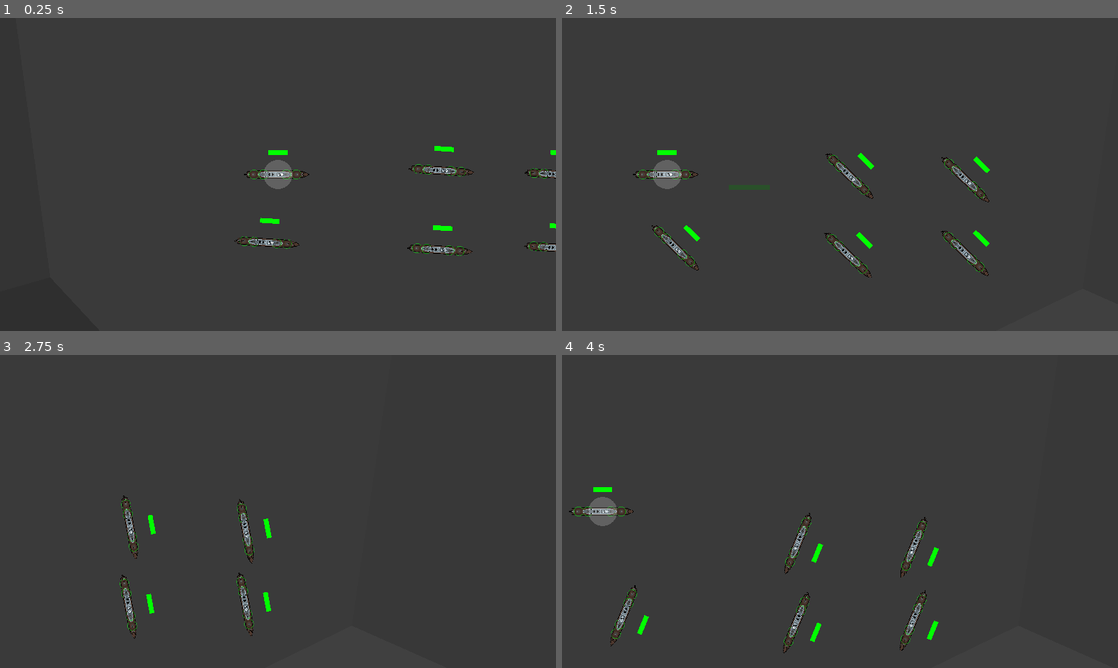
Above: before the commit, frames 1-4 (two rows, left to right).
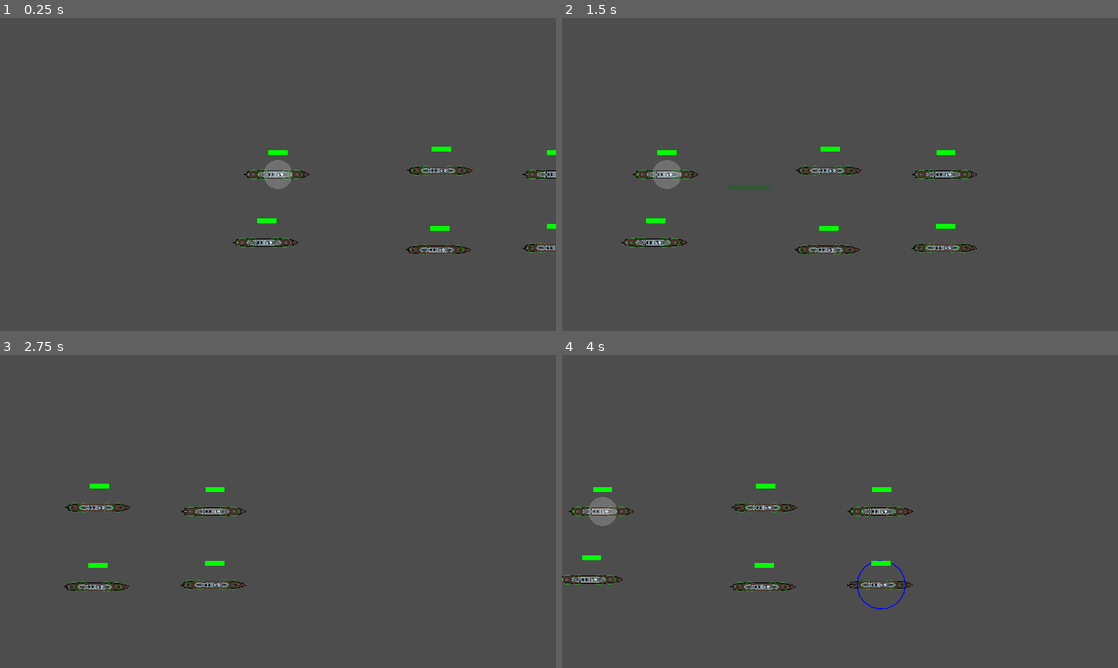
Above: after the commit, the same moments.

Repository: ObfuscatedOwl/bote-game
Game: Godot game, scene res://scenes/testScene.tscn
The game is run twice, just before and just after one commit, with the same random seed, the same clock (stepped at 60 frames per second) and the same inputs.
Inputs (mouse positions are in pixels of both pictures, inside the frame that each line leads up to):
- Up to frame 1 (0.25 s): no input
- Up to frame 2 (1.5 s): tap Enter (runRotor) at 0.5 s; move the mouse to (962, 158) at 0.52 s; hold Right (ui_right) 0.53-1.25 s; tap A (A) at 0.6 s; click (962, 158) at 0.67 s; tap D (D) at 0.8 s; drag from (728, 190) to (851, 174) at 1.27 s
- Up to frame 3 (2.75 s): move the mouse to (333, 442) at 2.02 s; hold Right (ui_right) from 2.03 s (still down); tap S (S) at 2.1 s; tap W (W) at 2.3 s
- Up to frame 4 (4 s): release Right (ui_right) at 2.75 s; drag from (812, 574) to (689, 608) at 2.77 s; move the mouse to (1006, 558) at 3.52 s; hold Left (ui_left) from 3.53 s (still down); tap A (A) at 3.6 s; tap D (D) at 3.8 s

The runs differ from the first frame. In frame 1, 8.1% of the frame differs, in the area x 0-100%, y 0-100%; in frame 2, 2.4%; in frame 3, 2.0%; in frame 4, 2.7%.

Commit message:
More work on Voronoi
It turns out that I cant figure out how to properly do the pathfinding stuff, mainly because the polygon2d's cant have a cut-out internal section

Therefore, I am using the tileset for pathfinding - working on it currently...

Diff:
--- a/bote game/project.godot
+++ b/bote game/project.godot
@@ -12,7 +12,7 @@
 
 config/name="boat game"
 run/main_scene="res://scenes/testScene.tscn"
-config/features=PackedStringArray("4.1")
+config/features=PackedStringArray("4.2")
 config/icon="res://icon.png"
 
 [display]
--- a/bote game/scenes/bote.tscn
+++ b/bote game/scenes/bote.tscn
@@ -1,7 +1,7 @@
 [gd_scene load_steps=6 format=3 uid="uid://82s0k7lpx1un"]
 
 [ext_resource type="Script" path="res://scripts/boteController.gd" id="1_jvag8"]
-[ext_resource type="Texture2D" uid="uid://bwwglaykga4y3" path="res://sprites/botes/Rudder.png" id="3_jhuji"]
+[ext_resource type="Texture2D" uid="uid://bwwglaykga4y3" path="res://sprites/botes/rudder.png" id="3_jhuji"]
 [ext_resource type="Texture2D" uid="uid://63k7u6yw04cs" path="res://sprites/botes/Destroyer.png" id="3_kr6kh"]
 [ext_resource type="Script" path="res://scripts/boteHealth.gd" id="3_lgynd"]
 [ext_resource type="PackedScene" uid="uid://dhrvsxswyqo8t" path="res://scenes/turret.tscn" id="5_7duhv"]
--- a/bote game/scenes/bullet.tscn
+++ b/bote game/scenes/bullet.tscn
@@ -1,7 +1,7 @@
 [gd_scene load_steps=3 format=3 uid="uid://dpe3cg4ymnbca"]
 
 [ext_resource type="Script" path="res://scripts/turret/bullet.gd" id="1_dk7nn"]
-[ext_resource type="Texture2D" uid="uid://bwwglaykga4y3" path="res://sprites/botes/Rudder.png" id="2_h4r7j"]
+[ext_resource type="Texture2D" uid="uid://bwwglaykga4y3" path="res://sprites/botes/rudder.png" id="2_h4r7j"]
 
 [node name="bullet" type="Node2D"]
 script = ExtResource("1_dk7nn")
--- a/bote game/scenes/explosion.tscn
+++ b/bote game/scenes/explosion.tscn
@@ -40,23 +40,21 @@
 gradient = SubResource("Gradient_gkgo4")
 
 [sub_resource type="ParticleProcessMaterial" id="ParticleProcessMaterial_lpqq0"]
+particle_flag_disable_z = true
 emission_shape = 1
 emission_sphere_radius = 4.15
-particle_flag_disable_z = true
+angle_min = -59.0
+angle_max = 59.0
 spread = 174.84
-gravity = Vector3(0, 0, 0)
 initial_velocity_min = 16.39
 initial_velocity_max = 32.79
 angular_velocity_min = -129.83
 angular_velocity_max = 129.84
-orbit_velocity_min = 0.0
-orbit_velocity_max = 0.0
+gravity = Vector3(0, 0, 0)
 radial_accel_min = -4.92
 radial_accel_max = 4.92
 tangential_accel_min = -6.56
 tangential_accel_max = 4.92
-angle_min = -59.0
-angle_max = 59.0
 scale_max = 2.0
 color = Color(0.87451, 0.423529, 0.309804, 1)
 color_ramp = SubResource("GradientTexture1D_4ch7n")
@@ -64,25 +62,25 @@
 hue_variation_max = 0.1
 
 [sub_resource type="ParticleProcessMaterial" id="ParticleProcessMaterial_akjyn"]
+particle_flag_disable_z = true
 emission_shape = 1
 emission_sphere_radius = 2.05
-particle_flag_disable_z = true
+angle_min = -59.0
+angle_max = 165.2
 spread = 180.0
-gravity = Vector3(0, 0, 0)
 initial_velocity_min = 8.2
 initial_velocity_max = 9.0
 angular_velocity_min = -94.42
 angular_velocity_max = 94.43
 orbit_velocity_min = -1.0
 orbit_velocity_max = 1.0
+gravity = Vector3(0, 0, 0)
 linear_accel_min = -18.04
 linear_accel_max = 11.48
 radial_accel_min = -1.64
 radial_accel_max = 1.64
 damping_min = 8.197
 damping_max = 13.934
-angle_min = -59.0
-angle_max = 165.2
 color = Color(0.992157, 1, 1, 1)
 turbulence_noise_strength = 4.93
 turbulence_noise_scale = 4.57
--- /dev/null
+++ b/bote game/scenes/pathfindingGen.tscn
@@ -0,0 +1,97 @@
+[gd_scene load_steps=14 format=3 uid="uid://dabl0ajxiu4on"]
+
+[ext_resource type="Script" path="res://scripts/terrain/terrain.gd" id="1_fgbry"]
+[ext_resource type="Texture2D" uid="uid://bcxhwp28s8u4g" path="res://sprites/Tilemap/Sand.png" id="2_bia0i"]
+[ext_resource type="Script" path="res://scripts/terrain/customAutoTile.gd" id="3_y6yyw"]
+
+[sub_resource type="Gradient" id="Gradient_eypxo"]
+offsets = PackedFloat32Array(0, 0.00645161, 1)
+colors = PackedColorArray(0, 0, 0, 1, 0, 0, 0, 0.345098, 0, 0, 0, 0.584314)
+
+[sub_resource type="FastNoiseLite" id="FastNoiseLite_i0lhg"]
+noise_type = 3
+fractal_octaves = 10
+fractal_lacunarity = 1.854
+fractal_gain = 0.578
+
+[sub_resource type="NoiseTexture2D" id="NoiseTexture2D_1kffh"]
+width = 1152
+height = 648
+in_3d_space = true
+seamless = true
+seamless_blend_skirt = 0.734
+color_ramp = SubResource("Gradient_eypxo")
+noise = SubResource("FastNoiseLite_i0lhg")
+
+[sub_resource type="NavigationPolygon" id="NavigationPolygon_wggxu"]
+vertices = PackedVector2Array(-8, 8, -8, -8, 8, -8)
+polygons = Array[PackedInt32Array]([PackedInt32Array(0, 1, 2)])
+outlines = Array[PackedVector2Array]([PackedVector2Array(-8, -8, 8, -8, -8, 8)])
+source_geometry_group_name = &"navigation_polygon_source_group"
+agent_radius = 0.0
+
+[sub_resource type="NavigationPolygon" id="NavigationPolygon_wsq7y"]
+vertices = PackedVector2Array(8, 8, -8, 8, -8, -8)
+polygons = Array[PackedInt32Array]([PackedInt32Array(0, 1, 2)])
+outlines = Array[PackedVector2Array]([PackedVector2Array(-8, -8, 8, 8, -8, 8)])
+source_geometry_group_name = &"navigation_polygon_source_group"
+agent_radius = 0.0
+
+[sub_resource type="NavigationPolygon" id="NavigationPolygon_wf7x3"]
+vertices = PackedVector2Array(8, 8, -8, -8, 8, -8)
+polygons = Array[PackedInt32Array]([PackedInt32Array(0, 1, 2)])
+outlines = Array[PackedVector2Array]([PackedVector2Array(-8, -8, 8, -8, 8, 8)])
+source_geometry_group_name = &"navigation_polygon_source_group"
+agent_radius = 0.0
+
+[sub_resource type="NavigationPolygon" id="NavigationPolygon_xjiay"]
+vertices = PackedVector2Array(8, 8, -8, 8, 8, -8)
+polygons = Array[PackedInt32Array]([PackedInt32Array(0, 1, 2)])
+outlines = Array[PackedVector2Array]([PackedVector2Array(8, -8, 8, 8, -8, 8)])
+source_geometry_group_name = &"navigation_polygon_source_group"
+agent_radius = 0.0
+
+[sub_resource type="NavigationPolygon" id="NavigationPolygon_uqihb"]
+vertices = PackedVector2Array(8, 8, -8, 8, -8, -8, 8, -8)
+polygons = Array[PackedInt32Array]([PackedInt32Array(0, 1, 2, 3)])
+outlines = Array[PackedVector2Array]([PackedVector2Array(-8, -8, 8, -8, 8, 8, -8, 8)])
+source_geometry_group_name = &"navigation_polygon_source_group"
+agent_radius = 0.0
+
+[sub_resource type="TileSetAtlasSource" id="TileSetAtlasSource_bbc65"]
+texture = ExtResource("2_bia0i")
+0:0/0 = 0
+0:0/0/navigation_layer_0/polygon = SubResource("NavigationPolygon_wggxu")
+1:0/0 = 0
+2:0/0 = 0
+2:0/0/navigation_layer_0/polygon = SubResource("NavigationPolygon_wf7x3")
+0:1/0 = 0
+1:1/0 = 0
+2:1/0 = 0
+3:1/0 = 0
+3:1/0/navigation_layer_0/polygon = SubResource("NavigationPolygon_uqihb")
+0:2/0 = 0
+0:2/0/navigation_layer_0/polygon = SubResource("NavigationPolygon_wsq7y")
+1:2/0 = 0
+2:2/0 = 0
+2:2/0/navigation_layer_0/polygon = SubResource("NavigationPolygon_xjiay")
+3:0/0 = 0
+
+[sub_resource type="TileSet" id="TileSet_mh7ir"]
+navigation_layer_0/layers = 1
+sources/0 = SubResource("TileSetAtlasSource_bbc65")
+
+[node name="pathfindingGen" type="Node2D"]
+script = ExtResource("1_fgbry")
+
+[node name="Noise" type="Sprite2D" parent="."]
+visible = false
+texture = SubResource("NoiseTexture2D_1kffh")
+
+[node name="Sand" type="TileMap" parent="."]
+scale = Vector2(62, 62)
+tile_set = SubResource("TileSet_mh7ir")
+format = 2
+script = ExtResource("3_y6yyw")
+
+[node name="Camera2D" type="Camera2D" parent="."]
--- a/bote game/scenes/terrain.tscn
+++ /dev/null
@@ -1,54 +0,0 @@
-[gd_scene load_steps=9 format=3 uid="uid://dabl0ajxiu4on"]
-
-[ext_resource type="Script" path="res://scripts/terrain/terrain.gd" id="1_fgbry"]
-[ext_resource type="Texture2D" uid="uid://bcxhwp28s8u4g" path="res://sprites/tilemap/Sand.png" id="2_bia0i"]
-[ext_resource type="Script" path="res://scripts/terrain/customAutoTile.gd" id="3_y6yyw"]
-
-[sub_resource type="Gradient" id="Gradient_eypxo"]
-offsets = PackedFloat32Array(0, 0.00645161, 1)
-colors = PackedColorArray(0, 0, 0, 1, 0, 0, 0, 0.345098, 0, 0, 0, 0.584314)
-
-[sub_resource type="FastNoiseLite" id="FastNoiseLite_i0lhg"]
-noise_type = 3
-fractal_octaves = 10
-fractal_lacunarity = 1.854
-fractal_gain = 0.578
-
-[sub_resource type="NoiseTexture2D" id="NoiseTexture2D_1kffh"]
-width = 1152
-height = 648
-in_3d_space = true
-seamless = true
-seamless_blend_skirt = 0.734
-color_ramp = SubResource("Gradient_eypxo")
-noise = SubResource("FastNoiseLite_i0lhg")
-
-[sub_resource type="TileSetAtlasSource" id="TileSetAtlasSource_bbc65"]
-texture = ExtResource("2_bia0i")
-0:0/0 = 0
-1:0/0 = 0
-2:0/0 = 0
-0:1/0 = 0
-1:1/0 = 0
-2:1/0 = 0
-3:1/0 = 0
-0:2/0 = 0
-1:2/0 = 0
-2:2/0 = 0
-3:0/0 = 0
-
-[sub_resource type="TileSet" id="TileSet_mh7ir"]
-sources/0 = SubResource("TileSetAtlasSource_bbc65")
-
-[node name="Terrain" type="Node2D"]
-script = ExtResource("1_fgbry")
-
-[node name="Noise" type="Sprite2D" parent="."]
-texture = SubResource("NoiseTexture2D_1kffh")
-
-[node name="Sand" type="TileMap" parent="."]
-tile_set = SubResource("TileSet_mh7ir")
-format = 2
-script = ExtResource("3_y6yyw")
-
-[node name="Camera2D" type="Camera2D" parent="."]
--- a/bote game/scenes/testScene.tscn
+++ b/bote game/scenes/testScene.tscn
@@ -1,14 +1,14 @@
-[gd_scene load_steps=6 format=3 uid="uid://b40crqmjyah52"]
+[gd_scene load_steps=5 format=3 uid="uid://b40crqmjyah52"]
 
 [ext_resource type="Script" path="res://scripts/camera.gd" id="1_2k4r3"]
 [ext_resource type="Script" path="res://scripts/boteHolder.gd" id="2_1en8m"]
 [ext_resource type="PackedScene" uid="uid://82s0k7lpx1un" path="res://scenes/bote.tscn" id="3_b5p0u"]
-[ext_resource type="PackedScene" uid="uid://dxujpy0et70qg" path="res://scenes/voronoiTerrain.tscn" id="4_phxbj"]
 
 [sub_resource type="NavigationPolygon" id="NavigationPolygon_xp063"]
 vertices = PackedVector2Array(-441, -280, -72, -278, -298, -165, 147, -300, 371, -233, 187, -186, 98, -213, -502, 223, -189, -14, 398, -51, 349, 309, 65, -269)
 polygons = Array[PackedInt32Array]([PackedInt32Array(0, 1, 2), PackedInt32Array(3, 4, 5, 6), PackedInt32Array(7, 0, 2, 8), PackedInt32Array(5, 9, 10, 7, 8, 6), PackedInt32Array(6, 8, 11)])
 outlines = Array[PackedVector2Array]([PackedVector2Array(-189, -14, 65, -269, 98, -213, 147, -300, 371, -233, 187, -186, 398, -51, 349, 309, -502, 223, -441, -280, -72, -278, -298, -165)])
+source_geometry_group_name = &"navigation_polygon_source_group"
 
 [node name="Node2D" type="Node2D"]
 
@@ -44,5 +44,3 @@
 
 [node name="bote6" parent="boteHolder" instance=ExtResource("3_b5p0u")]
 position = Vector2(577, 152)
-
-[node name="voronoiTerrain" parent="." instance=ExtResource("4_phxbj")]
--- a/bote game/scenes/turret.tscn
+++ b/bote game/scenes/turret.tscn
@@ -14,11 +14,9 @@
 [sub_resource type="ParticleProcessMaterial" id="ParticleProcessMaterial_ww1de"]
 particle_flag_disable_z = true
 direction = Vector3(0, -1, 0)
-gravity = Vector3(0, 0, 0)
 initial_velocity_min = 15.0
 initial_velocity_max = 25.0
-orbit_velocity_min = 0.0
-orbit_velocity_max = 0.0
+gravity = Vector3(0, 0, 0)
 damping_min = 26.0
 damping_max = 33.0
 color = Color(0.505882, 0.505882, 0.505882, 1)
@@ -52,11 +50,9 @@
 [sub_resource type="ParticleProcessMaterial" id="ParticleProcessMaterial_wy5f3"]
 particle_flag_disable_z = true
 direction = Vector3(0, -1, 0)
-gravity = Vector3(0, 0, 0)
 initial_velocity_min = 12.0
 initial_velocity_max = 30.0
-orbit_velocity_min = 0.0
-orbit_velocity_max = 0.0
+gravity = Vector3(0, 0, 0)
 damping_min = 30.0
 damping_max = 35.0
 damping_curve = SubResource("CurveTexture_22um8")
--- a/bote game/scenes/turretTestScene.tscn
+++ b/bote game/scenes/turretTestScene.tscn
@@ -8,6 +8,7 @@
 vertices = PackedVector2Array(-441, -280, -72, -278, -298, -165, 147, -300, 371, -233, 187, -186, 98, -213, -502, 223, -189, -14, 398, -51, 349, 309, 65, -269)
 polygons = Array[PackedInt32Array]([PackedInt32Array(0, 1, 2), PackedInt32Array(3, 4, 5, 6), PackedInt32Array(7, 0, 2, 8), PackedInt32Array(5, 9, 10, 7, 8, 6), PackedInt32Array(6, 8, 11)])
 outlines = Array[PackedVector2Array]([PackedVector2Array(-189, -14, 65, -269, 98, -213, 147, -300, 371, -233, 187, -186, 398, -51, 349, 309, -502, 223, -441, -280, -72, -278, -298, -165)])
+source_geometry_group_name = &"navigation_polygon_source_group"
 
 [node name="turretTestScene" type="Node2D"]
 script = ExtResource("1_ueyr8")
--- a/bote game/scenes/voronoiTerrain.tscn
+++ b/bote game/scenes/voronoiTerrain.tscn
@@ -1,9 +1,15 @@
-[gd_scene load_steps=2 format=3 uid="uid://dxujpy0et70qg"]
+[gd_scene load_steps=4 format=3 uid="uid://dxujpy0et70qg"]
 
 [ext_resource type="Script" path="res://scripts/terrain/voronoiTerrain.gd" id="1_n4y6c"]
+[ext_resource type="Script" path="res://scripts/camera.gd" id="2_bando"]
+[ext_resource type="PackedScene" uid="uid://dabl0ajxiu4on" path="res://scenes/pathfindingGen.tscn" id="3_gfyf6"]
 
 [node name="voronoiTerrain" type="Node2D"]
 script = ExtResource("1_n4y6c")
 
-[node name="Camera2D" type="Camera2D" parent="."]
-zoom = Vector2(-0.028, -0.028)
+[node name="Camera2D2" type="Camera2D" parent="."]
+zoom = Vector2(0.01, 0.01)
+script = ExtResource("2_bando")
+
+[node name="pathfindingGen" parent="." instance=ExtResource("3_gfyf6")]
+modulate = Color(1, 1, 1, 0.105882)
--- a/bote game/scripts/terrain/customAutoTile.gd
+++ b/bote game/scripts/terrain/customAutoTile.gd
@@ -1,6 +1,7 @@
 extends TileMap
 
 const emptyCellID = Vector2i(3, 0)
+const landCellID = Vector2i(3, 1)
 
 var cells = []
 var emptyCells = []
--- a/bote game/scripts/terrain/terrain.gd
+++ b/bote game/scripts/terrain/terrain.gd
@@ -1,29 +1,23 @@
 extends Node2D
 
-const tileSizeAdjustment = 0.5
+const tileSizeAdjustment = 15
 const tileRef = {"ground": Vector2i(1, 1), "water": Vector2i(3, 1)}
 
 var landOrSea = FastNoiseLite.new()
-var start = Vector2(-100, -100)
-var camSize = Vector2(200, 200)
+var start = Vector2(-20, -200)
+var mapSize = Vector2(400, 400)
 
-func _ready():
-	landOrSea.noise_type = 1
-	landOrSea.seed = randi()
-
-	for x in range(start.x, start.x+camSize.x):
-		for y in range(start.y, start.y+camSize.y):
-			var value = landOrSea.get_noise_2d(x*tileSizeAdjustment, y*tileSizeAdjustment) * centralFocus(x, y)
+func setup_pathfinding(noise):
+	for x in range(start.x, start.x+mapSize.x):
+		for y in range(start.y, start.y+mapSize.y):
+			var value = noise.get_noise_2d(x*tileSizeAdjustment, y*tileSizeAdjustment)
 			var pos = Vector2i(x, y)
 			setCell(pos, value)
 
 	$Sand.setupBoundaryConditions()
 
 func setCell(pos, value):
-	if value > 0.1:
+	if value > -0.03:
 		$Sand.set_cell(0, pos, 0, tileRef["ground"])
 	else:
 		$Sand.set_cell(0, pos, 0, tileRef["water"])
-
-func centralFocus(x, y):
-	return pow(start.length() / (10 * Vector2(x, y).length() + 1), 1)
--- a/bote game/scripts/terrain/voronoiTerrain.gd
+++ b/bote game/scripts/terrain/voronoiTerrain.gd
@@ -2,6 +2,9 @@
 
 const WATER = Color(0, 0.25, 0.35, 0.3)
 const SAND = Color(0.3, 0.3, 0.1, 0.3)
+
+var start = Vector2(-20, -10)
+var end = Vector2(20, 10)
 
 var delaunay: Delaunay
 
@@ -9,9 +12,8 @@
 	delaunay = Delaunay.new(Rect2(-50000, -20000, 50000, 20000))
 
 	randomize()
-	for i in range(-20, 20):
-		for j in range(-10, 10):
-			print(i)
+	for i in range(start.x, end.x):
+		for j in range(start.y, end.y):
 			delaunay.add_point(Vector2(i*1000 + randi_range(-300,300), j*1000 + randi_range(-300,300)) * 1.2)
 
 	var triangles = delaunay.triangulate()
@@ -25,28 +27,71 @@
 		var polygon = setupPolygon(region, heightMap)
 		var newTile = Tile.new(region, polygon)
 		if polygon.color == WATER:
+			newTile.isNavTile = true
 			navTiles.append(newTile)
+		add_child(polygon)
 		tiles.append(newTile)
-		add_child(polygon)
 
-		print("region created")
-
-	print(len(navTiles))
 	for tile in tiles:
 		for edge in tile.region.neighbours:
 			for potentialNeighbour in tiles:
 				if potentialNeighbour.region == edge.other:
 					tile.neighbours.append(potentialNeighbour)
-					print("neighbour added")
 					break
 
+	$"pathfindingGen".setup_pathfinding(heightMap)
+
+	"""
 	var groupedNavTiles = groupWaterNavRegions(navTiles)
 	for group in groupedNavTiles:
 		var combinedGroup = group[0].polygon.duplicate()
 		for tile in group:
 			var PV2Apolygon = tile.polygon.polygon
 			combinedGroup.polygon = Geometry2D.merge_polygons(combinedGroup.polygon, PV2Apolygon)[0]
+		print(combinedGroup, pow(len(combinedGroup.polygon), 2)/36)
+		combinedGroup.color = WATER
 		add_child(setupNavRegion(combinedGroup))
+		add_child(combinedGroup)
+	"""
+	"""
+	var potentialNeighbours = navTiles
+	var allGroups = []
+
+	var totalAreaPolygon = Polygon2D.new()
+	totalAreaPolygon.polygon = PackedVector2Array([Vector2(-60000, -30000), Vector2(-60000, 30000), Vector2(60000, 30000), Vector2(60000, -30000)])
+
+	for tile in tiles:
+		if not tile.isNavTile:
+			totalAreaPolygon.polygon = Geometry2D.clip_polygons(totalAreaPolygon.polygon, tile.polygon.polygon)[0]
+			break
+
+	print(len(totalAreaPolygon.polygon))
+	totalAreaPolygon.color = WATER
+	add_child(totalAreaPolygon)
+	add_child(setupNavRegion(totalAreaPolygon))
+	"""
+	"""
+	while potentialNeighbours:
+		var groupCompleted = false
+		var combinedGroup = potentialNeighbours[0].polygon
+		potentialNeighbours.pop_front()
+
+		while not groupCompleted:
+			groupCompleted = true
+			for tile in potentialNeighbours:
+				var combination = Geometry2D.merge_polygons(combinedGroup.polygon, tile.polygon.polygon)[0]
+				if combination:
+					potentialNeighbours.erase(tile)
+					groupCompleted = false
+
+		combinedGroup.color = WATER
+		add_child(setupNavRegion(combinedGroup))
+		add_child(combinedGroup)
+	"""
+
+func centralFocus(x, y):
+	return
+	#return pow(start.length() / (10 * Vector2(x, y).length() + 1), 1)
 
 class Tile:
 	var region
@@ -59,18 +104,20 @@
 		self.polygon = initPolygon
 
 		self.neighbours = [] # Populated externally
-		self.isNavTile = polygon.color == WATER
+		self.isNavTile = false
 
 func groupWaterNavRegions(navTiles: Array):
 	var allGroups = []
 	while len(navTiles):
-		print("new group")
 		var newGroup = getNavNeighbours(navTiles[0])
 		allGroups.append(newGroup)
 
 		for navTile in newGroup:
 			navTiles.erase(navTile)
 
+		print(len(navTiles))
+
+	print(allGroups)
 	return allGroups
 
 func getNavNeighbours(startingTile: Tile):
@@ -94,6 +141,7 @@
 	navPolygon.add_outline(polygon.polygon)
 	navPolygon.make_polygons_from_outlines()
 	navRegion.navigation_polygon = navPolygon
+	navRegion.constrain_avoidance = true
 
 	return navRegion
 
@@ -118,6 +166,11 @@
 	polygon.polygon = p
 	polygon.z_index = -1
 
+	var averagePoint = Vector2.ZERO
+	for vertex in polygon.polygon:
+		averagePoint += vertex
+	averagePoint /= len(polygon.polygon)
+
 	var value = heightMap.get_noise_2dv(polygon.polygon[0]/80)
 	polygon.color = Color(value, value, value, 0.6) if value > 0 else WATER
 
Not shown: 1 places in bote game/scenes/explosion.tscn that only renumber resources
Not shown, changed: bote game/sprites/Tilemap/Grass.png.import
Not shown, changed: bote game/sprites/Tilemap/Sand.png.import
Not shown, changed: bote game/sprites/botes/rudder.png.import
